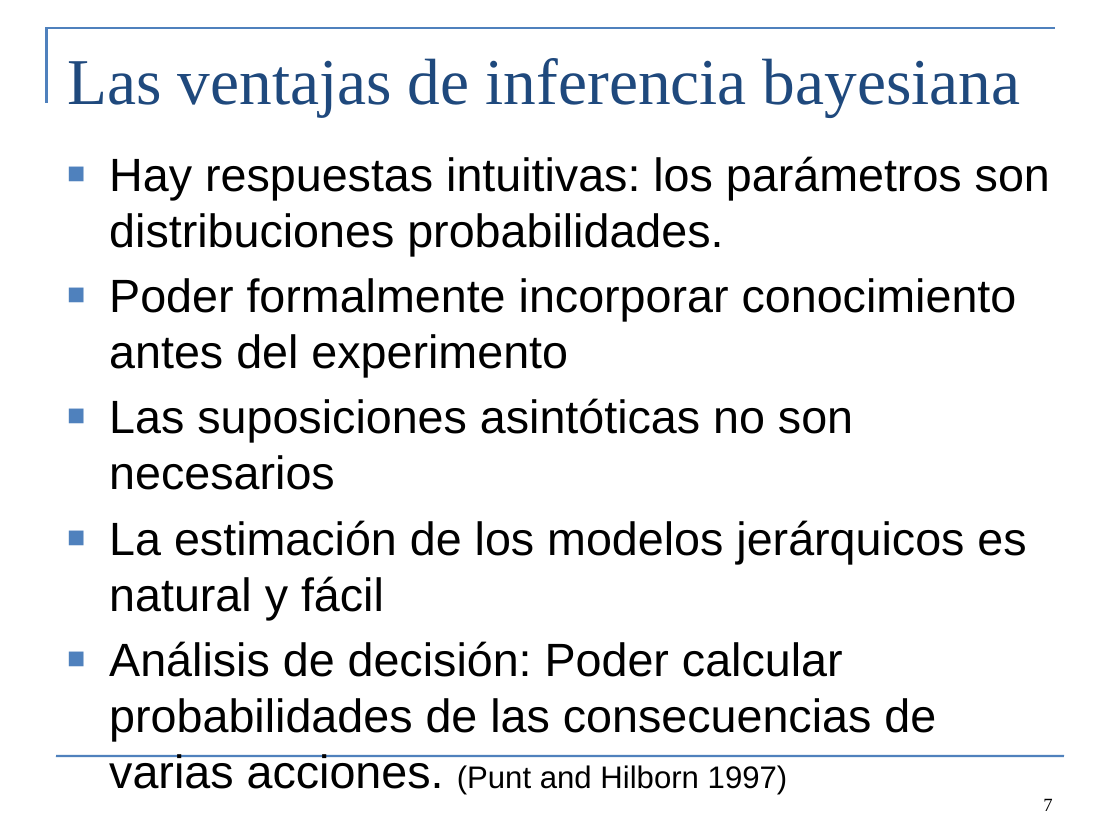
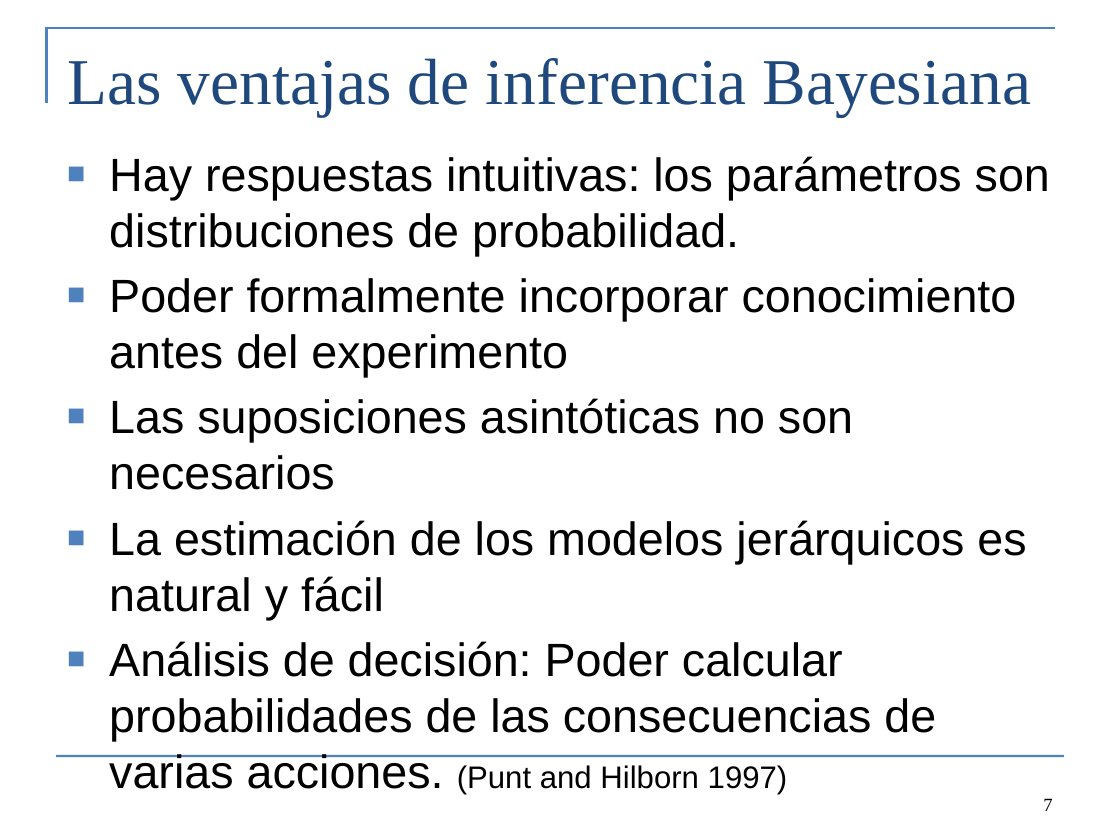
Before and after one commit to colemonnahan/bayes_workshop, a slide deck: slide 7 of dia2/lecture2_bayes.pptx. Drawn at 1120x840 pixels with LibreOffice and Linux fonts; fonts in the diff are those of the drawing. Boxes give left, top, right and bottom in pixels: in the first picture for what was removed or moved away, otherwise in the second. Text is boxed around its words. In the diff, an @@ line names an element or a change of style, - is before the commit and + after.

```diff
--- a/dia2/lecture2_bayes.pptx
+++ b/dia2/lecture2_bayes.pptx
@@ title at [67, 58, 1031, 117]: text changed @@
-Las ventajas de inferencia bayesiana
+Las ventajas de inferencia Bayesiana
@@ text at [109, 156, 1050, 256]: text changed @@
-■ Hay respuestas intuitivas: los parámetros son distribuciones probabilidades.
+■ Hay respuestas intuitivas: los parámetros son distribuciones de probabilidad.
```
Also in this commit, not shown: 18 other slides changed, 4 other files.
